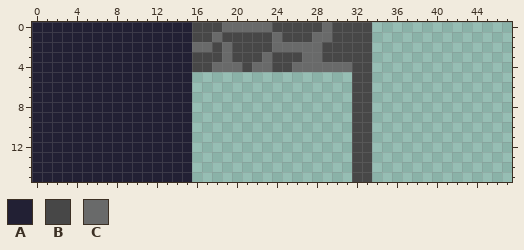
A pixel-art file gets an edit: assets/tilesets/planet1-mercury/Sprite-0005.aseprite. Above, as it was before the edit.
48x16 pixels, 1 frame.
Palette (. is transparent): A #222034  B #474747  C #696a6a
Pixels before, first column x 0:
 0 AAAAAAAAAAAAAAAABBBCCCCCBBBBBCBBBB
 1 AAAAAAAAAAAAAAAABBCBBBBBCBBBCCBBBB
 2 AAAAAAAAAAAAAAAACCBCBBBBCCCCCBBBBB
 3 AAAAAAAAAAAAAAAABBBCBBBCBBBCCBBBBB
 4 AAAAAAAAAAAAAAAABBCCCBCCBBCCCCCCBB
 5 AAAAAAAAAAAAAAAA................BB
 6 AAAAAAAAAAAAAAAA................BB
 7 AAAAAAAAAAAAAAAA................BB
 8 AAAAAAAAAAAAAAAA................BB
 9 AAAAAAAAAAAAAAAA................BB
10 AAAAAAAAAAAAAAAA................BB
11 AAAAAAAAAAAAAAAA................BB
12 AAAAAAAAAAAAAAAA................BB
13 AAAAAAAAAAAAAAAA................BB
14 AAAAAAAAAAAAAAAA................BB
15 AAAAAAAAAAAAAAAA................BB
Once edited:
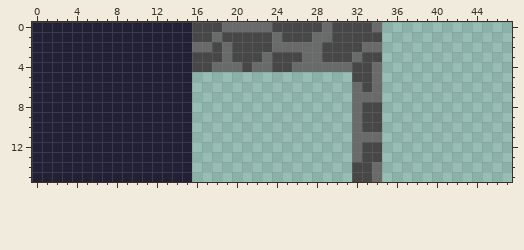
From old to new:
y 0: x 34 . -> C
y 1: x 34 . -> B
y 2: x 33..34 B. -> CC
y 3: x 32 B -> C; x 34 . -> B
y 4..5: x 34 . -> C
y 6: x 32 B -> C; x 34 . -> C
y 7: x 32..34 BB. -> CCC
y 8..10: x 32 B -> C; x 34 . -> B
y 11: x 32..34 BB. -> CCC
y 12..13: x 32 B -> C; x 34 . -> B
y 14..15: x 34 . -> C
Changed places in both pictures, as pixel boxes (x1, y1, x2, y2):
changed: (352, 22, 382, 182)
